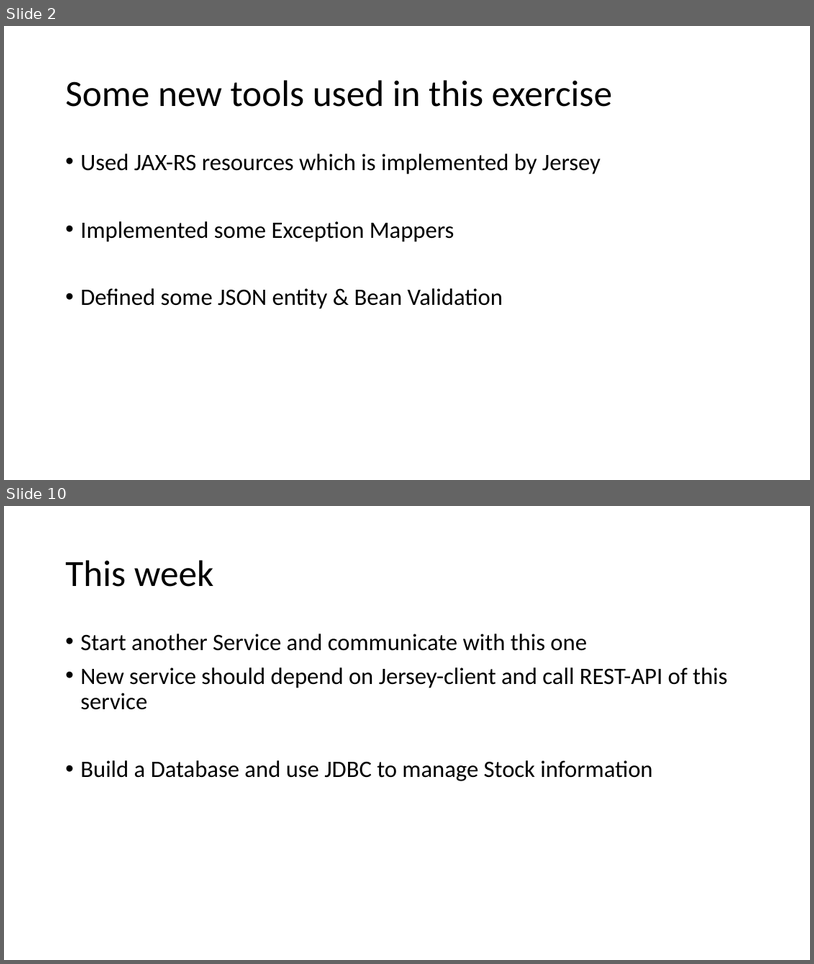
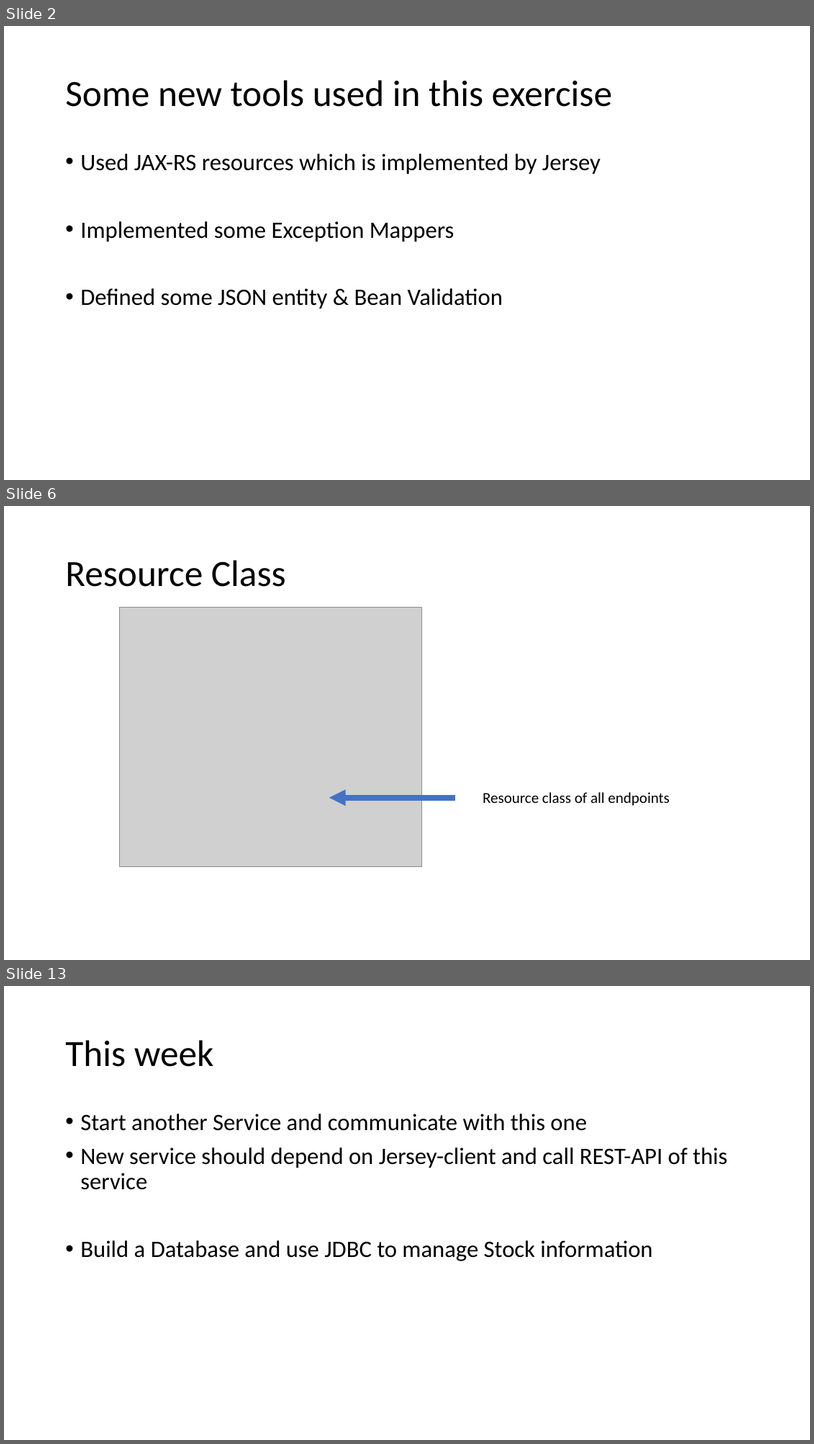
Before and after one commit to lxhq/StockExercise2, a slide deck: Demo_Week2.pptx. Shown one above the other, each under a label of ours: slides 2 and 10 before the commit, slides 2, 6 and 13 after it; the slides between them are not shown. The pictures are 814x964 and 814x1444 pixels, drawn with LibreOffice and Linux fonts; fonts in the diff are those of the drawing; grey boxes stand for pictures. Boxes give left, top, right and bottom in pixels: in the first picture for what was removed or moved away, otherwise in the second. Text is boxed around its words. In the diff, an @@ line names an element or a change of style, - is before the commit and + after.

```diff
--- a/Demo_Week2.pptx
+++ b/Demo_Week2.pptx
@@ slide 6 added at box(4, 506, 810, 960), background #FFFFFF @@
@@ title added at box(65, 560, 286, 587), 44 pt, text #000000 @@
+Resource Class
@@ picture added at box(119, 608, 422, 867) @@
@@ arrow added from (456, 798) to (329, 798), #4472C4 6.5 pt @@
@@ text added at box(483, 792, 669, 806), 18 pt, text #000000 @@
+Resource class of all endpoints
@@ what was slide 10 is now slide 13 @@
```
Also in this commit, not shown: 7 slides changed, 2 other slides added, 1 other file.
